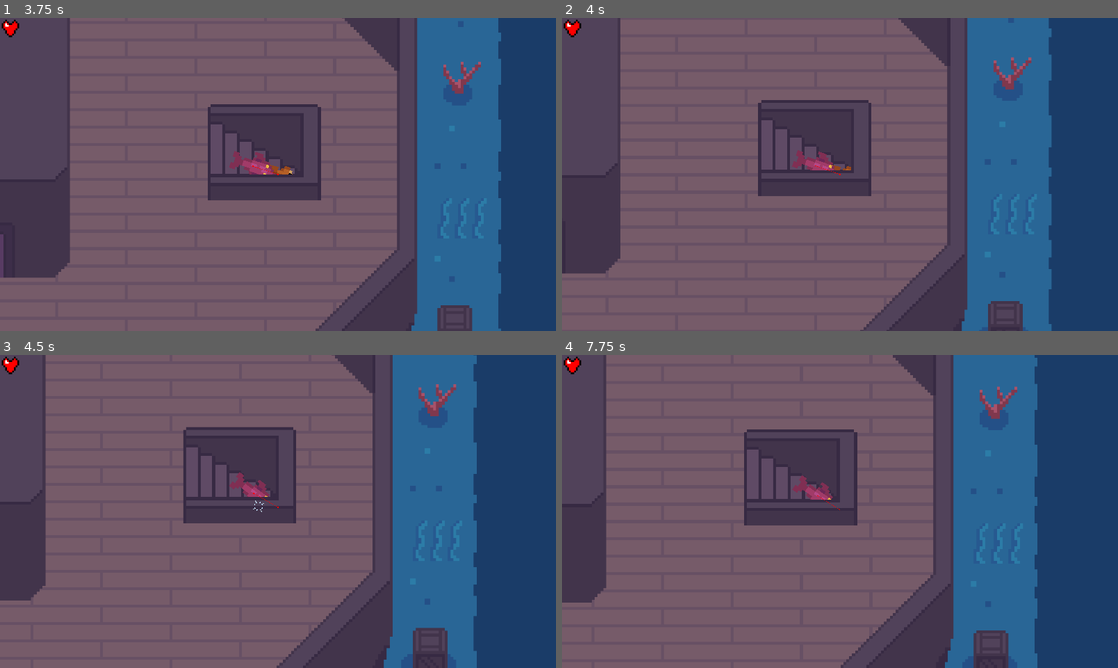
Above: before the commit, frames 1-4 (two rows, left to right).
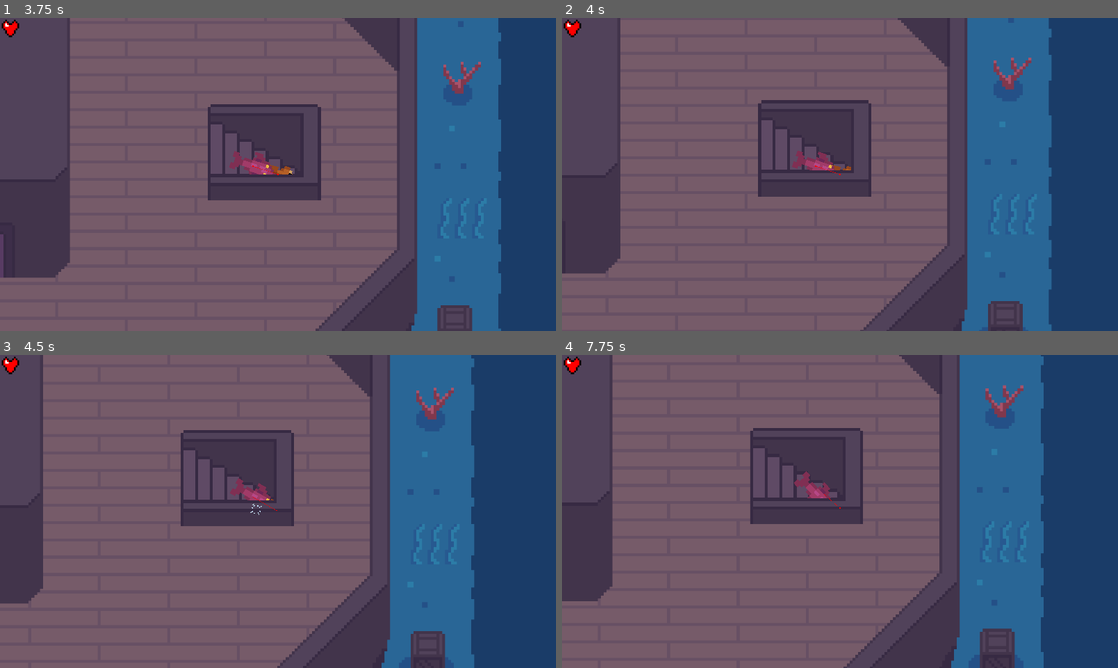
Above: after the commit, the same moments.

Repository: canaryincoalmine/Fish-Society-and-its-Bubbles
Game: Godot game, scene res://Code/Screens/Level 1.tscn
Two runs of this game, one before a commit and one after it. Both use one fixed random seed, a clock stepped at 60 frames per second and the inputs below. This scene is started directly instead of the project's main scene.
Inputs (mouse positions are in pixels of both pictures, inside the frame that each line leads up to):
- Up to frame 1 (3.75 s): move the mouse to (400, 158) at 0.52 s; tap Space (dash) at 0.6, 2.1, 3.6 s; move the mouse to (166, 190) at 1.27 s; click (166, 190) at 1.35 s; move the mouse to (333, 105) at 2.02 s; move the mouse to (250, 237) at 2.77 s; click (250, 237) at 2.85 s; move the mouse to (444, 221) at 3.52 s
- Up to frame 2 (4 s): no input
- Up to frame 3 (4.5 s): move the mouse to (111, 464) at 4.27 s; click (111, 464) at 4.35 s
- Up to frame 4 (7.75 s): move the mouse to (867, 511) at 5.02 s; tap Space (dash) at 5.1, 6.6 s; move the mouse to (756, 433) at 5.77 s; click (756, 433) at 5.85 s; move the mouse to (962, 495) at 6.52 s; move the mouse to (728, 527) at 7.27 s; click (728, 527) at 7.35 s

Frame 1 is identical in both runs. In frame 2, 0.1% of the frame differs, in the area x 7-88%, y 0-89%; in frame 3, 4.7%; in frame 4, 7.1%, in the area x 0-87%, y 0-100%.

Commit message:
Fixed player collision for level 1.

Diff:
--- a/Code/Screens/Level 1.tscn
+++ b/Code/Screens/Level 1.tscn
@@ -37,17 +37,25 @@
 stream = ExtResource("4_icb3t")
 volume_db = -15.768
 
+[node name="StaticBody2D" type="StaticBody2D" parent="."]
+scale = Vector2(10, 10)
+
+[node name="CollisionPolygon2D" type="CollisionPolygon2D" parent="StaticBody2D"]
+position = Vector2(0, 26.4)
+build_mode = 1
+polygon = PackedVector2Array(-183.4, -94.8, -170.7, -107.1, -117.262, -107.142, 80.7, -107.3, 158.3, -73, 191.7, -39.6, 192.6, 33.1, 162.2, 63, 81.4, 97.5, -175.7, 98, -183.5, 89.9)
+
 [node name="NavigationRegion2D2" type="NavigationRegion2D" parent="."]
 navigation_polygon = SubResource("NavigationPolygon_yqgwh")
-
-[node name="NavigationObstacle2D" type="NavigationObstacle2D" parent="NavigationRegion2D2"]
-scale = Vector2(10, 10)
-vertices = PackedVector2Array(-170.7, -80.7, -183.5, -68.3, -183.5, 105.6, -173.5, 115.5, -171, 124, 81, 124, 85, 116, 155.5, 86.4, 157, 86, 192.6, 50.4, 192.5, -10.6, 159, -44, 81, -78, 79.5, -80.9)
 
 [node name="MainBackground" type="Sprite2D" parent="NavigationRegion2D2"]
 show_behind_parent = true
 scale = Vector2(10, 10)
 texture = ExtResource("2_8mxin")
+
+[node name="NavigationObstacle2D" type="NavigationObstacle2D" parent="NavigationRegion2D2"]
+scale = Vector2(10, 10)
+vertices = PackedVector2Array(-170.7, -80.7, -183.5, -68.3, -183.5, 105.6, -173.5, 115.5, -171, 124, 81, 124, 85, 116, 155.5, 86.4, 157, 86, 192.6, 50.4, 192.5, -10.6, 159, -44, 81, -78, 79.5, -80.9)
 
 [node name="StaticBody2D2" type="StaticBody2D" parent="NavigationRegion2D2"]
 position = Vector2(191, 65)
